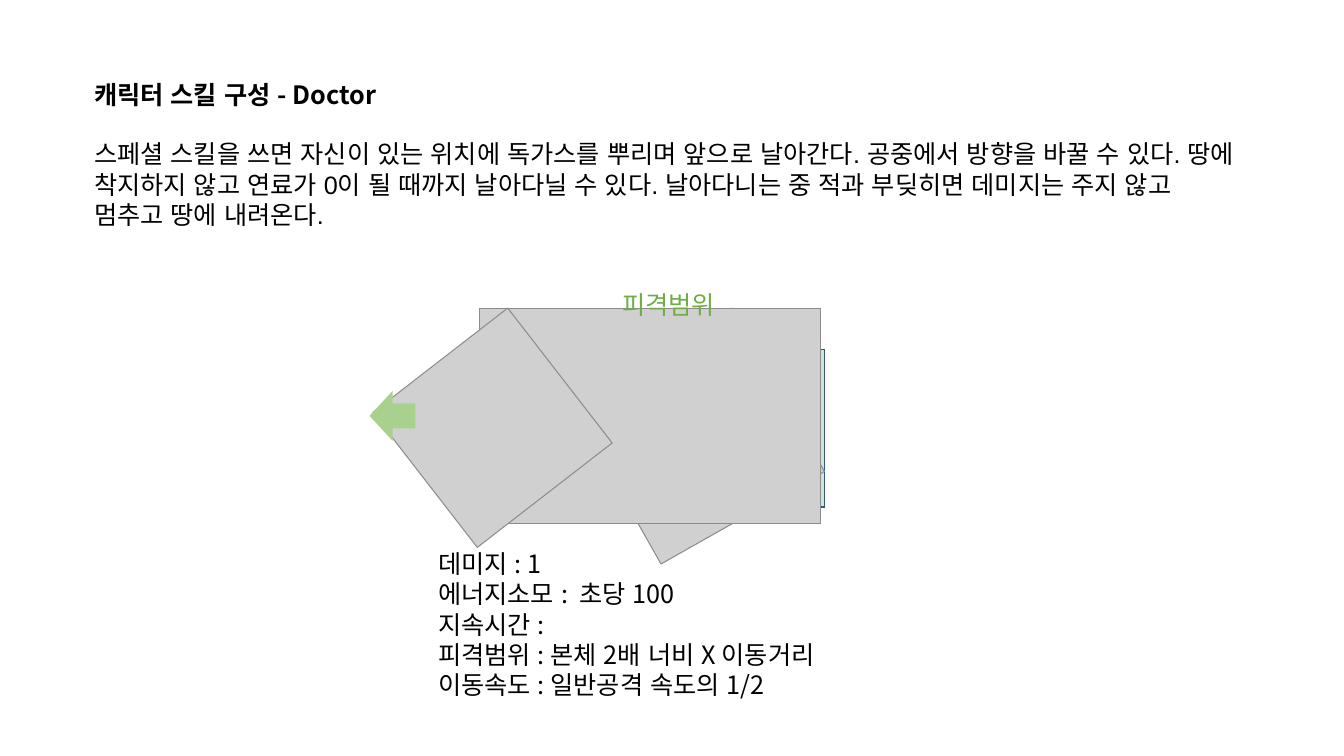
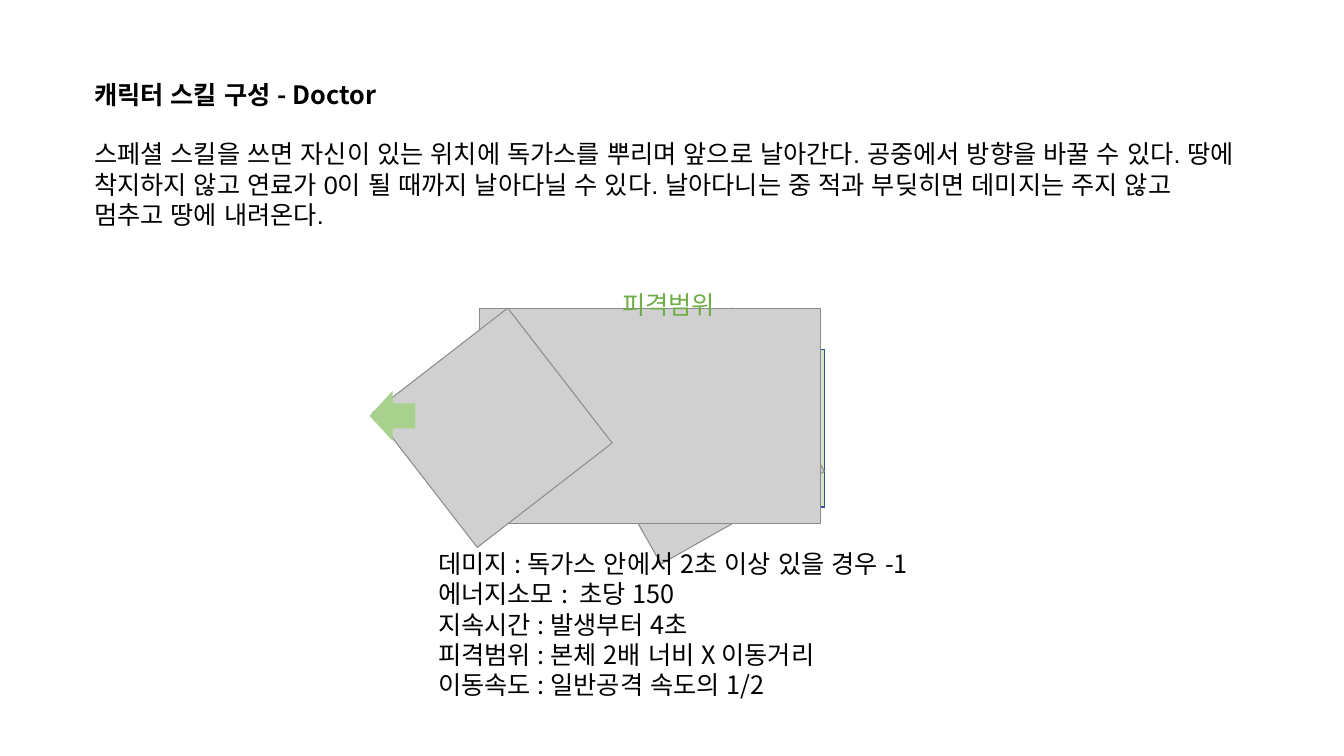
Before and after one commit to penspanic/ITWGamejam, a slide deck: slide 22 of Plan/Rocketman_씬&스킬구성.pptx. Drawn at 1344x756 pixels with LibreOffice and Linux fonts; fonts in the diff are those of the drawing; grey boxes stand for pictures. Boxes give left, top, right and bottom in pixels: in the first picture for what was removed or moved away, otherwise in the second. Text is boxed around its words. In the diff, an @@ line names an element or a change of style, - is before the commit and + after.

```diff
--- a/Plan/Rocketman_씬&스킬구성.pptx
+++ b/Plan/Rocketman_씬&스킬구성.pptx
@@ text at (x1=438, y1=547, x2=908, y2=636): text changed @@
-데미지 : 1
-에너지소모 : 초당 100
-지속시간 :
+데미지 : 독가스 안에서 2초 이상 있을 경우 -1
+에너지소모 : 초당 150
+지속시간 : 발생부터 4초
```
Also in this commit, not shown: 8 other slides changed.
